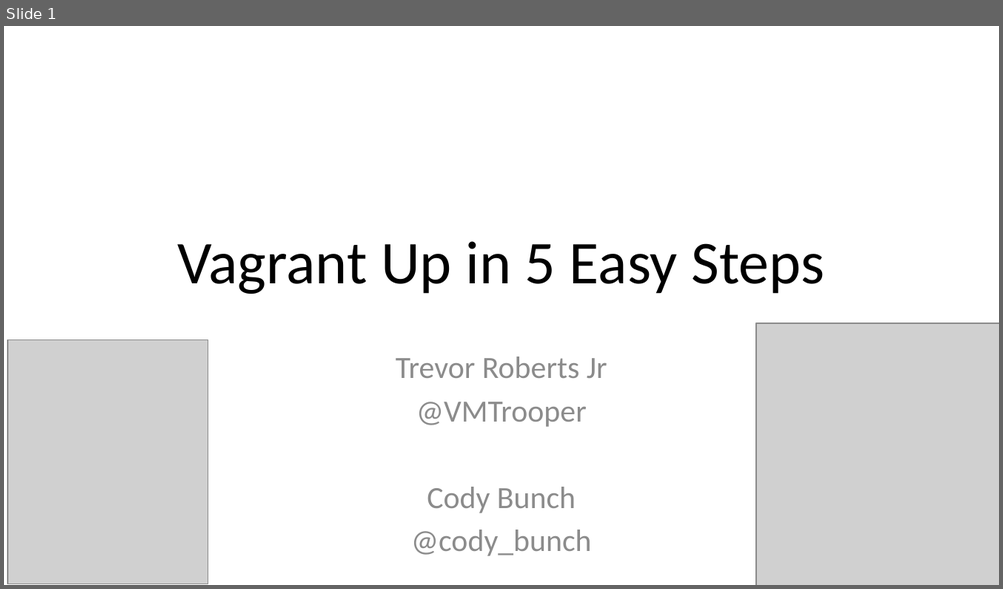
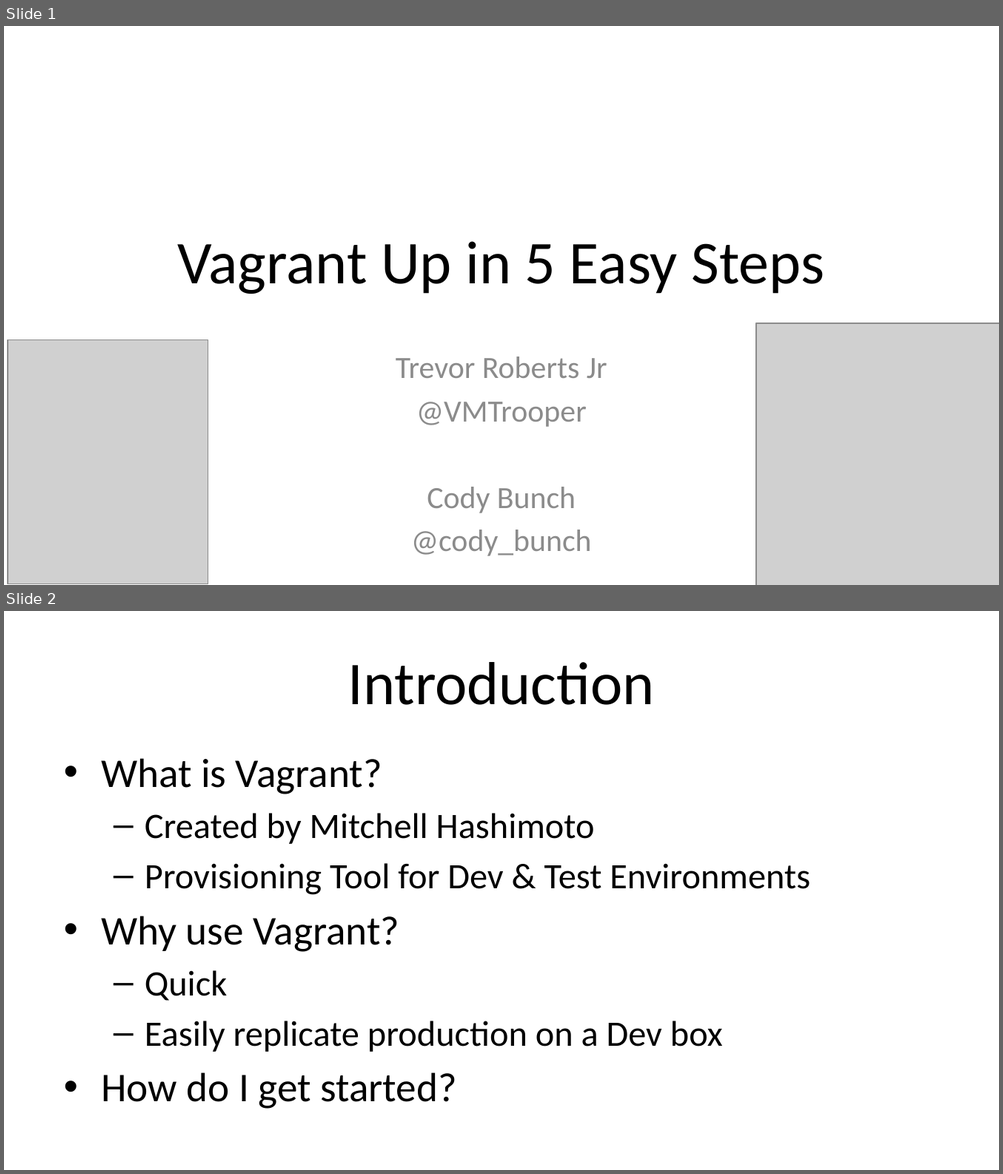
Before and after one commit to VMTrooper/VagrantBrownBag, a slide deck: Vagrant.pptx. Shown one above the other, each under a label of ours: slide 1 before the commit, slides 1 and 2 after it. The pictures are 1003x589 and 1003x1174 pixels, drawn with LibreOffice and Linux fonts; fonts in the diff are those of the drawing; grey boxes stand for pictures. Boxes give left, top, right and bottom in pixels: in the first picture for what was removed or moved away, otherwise in the second. Text is boxed around its words. In the diff, an @@ line names an element or a change of style, - is before the commit and + after.

```diff
--- a/Vagrant.pptx
+++ b/Vagrant.pptx
@@ slide 2 added at (x1=4, y1=611, x2=999, y2=1170), background #FFFFFF @@
@@ title added at (x1=348, y1=662, x2=654, y2=705), 44 pt, text #000000 @@
+Introduction
@@ text added at (x1=101, y1=758, x2=810, y2=1109), 25.9 pt, text #000000 @@
+• What is Vagrant?
+  – Created by Mitchell Hashimoto
+  – Provisioning Tool for Dev & Test Environments
+• Why use Vagrant?
+  – Quick
+  – Easily replicate production on a Dev box
+• How do I get started?
```
Also in this commit, not shown: 7 slides changed, 5 other slides added, 1 slide removed, 6 other files.
